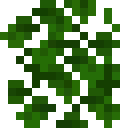
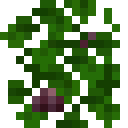
Layered file, before and after one edit (128 x 128). Changes by layer:
added group "fig" with 2 layers above "plum" over (32, 32, 96, 112)
added layer "fig copy" in group "fig" over (32, 32, 96, 112)
hid group "lime_crop" (2 layers) over (40, 32, 96, 96)
hid group "lemon_crop" (2 layers) over (40, 32, 96, 96)
hid group "orange_crop" (3 layers) over (32, 32, 96, 104)
hid group "apple_crop" (4 layers) over (32, 32, 96, 112)
